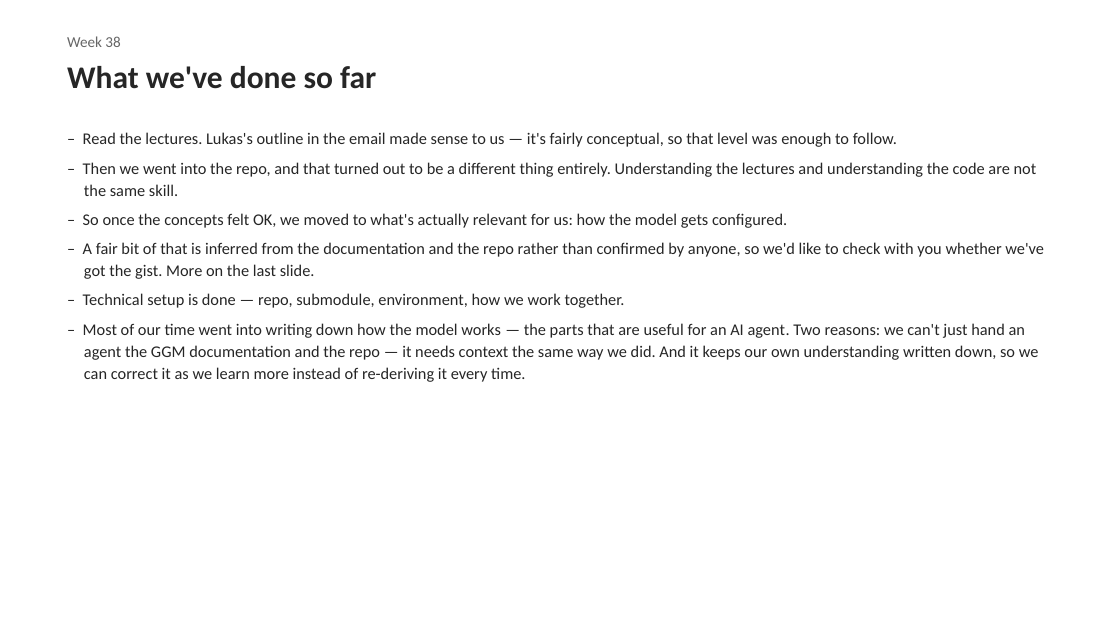
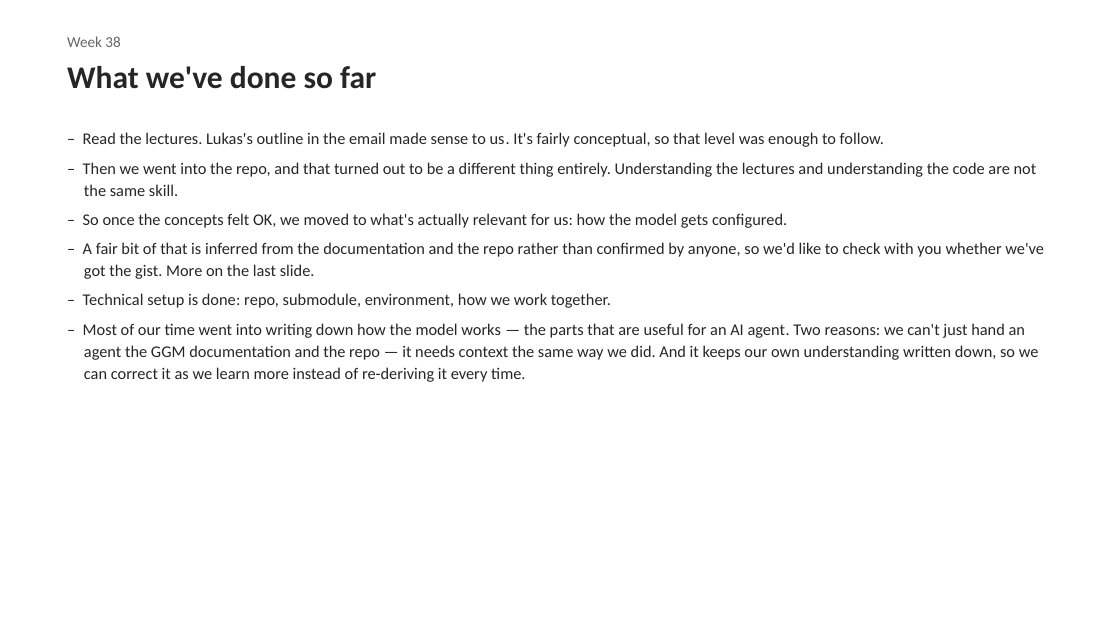
Before and after one commit to jorgenholt/GGM-agents, a slide deck: slide 1 of supervisor-meetings/week38-supervisor-meeting-notes.pptx. Drawn at 1120x630 pixels with LibreOffice and Linux fonts; fonts in the diff are those of the drawing. Boxes give left, top, right and bottom in pixels: in the first picture for what was removed or moved away, otherwise in the second. Text is boxed around its words. In the diff, an @@ line names an element or a change of style, - is before the commit and + after.

```diff
--- a/supervisor-meetings/week38-supervisor-meeting-notes.pptx
+++ b/supervisor-meetings/week38-supervisor-meeting-notes.pptx
@@ text at [83, 132, 884, 147]: text changed @@
-– Read the lectures. Lukas's outline in the email made sense to us — it's fairly conceptual, so that level was enough to follow.
+– Read the lectures. Lukas's outline in the email made sense to us. It's fairly conceptual, so that level was enough to follow.
@@ text at [83, 293, 611, 308]: text changed @@
-– Technical setup is done — repo, submodule, environment, how we work together.
+– Technical setup is done: repo, submodule, environment, how we work together.
```
Also in this commit, not shown: 1 other slide changed.
